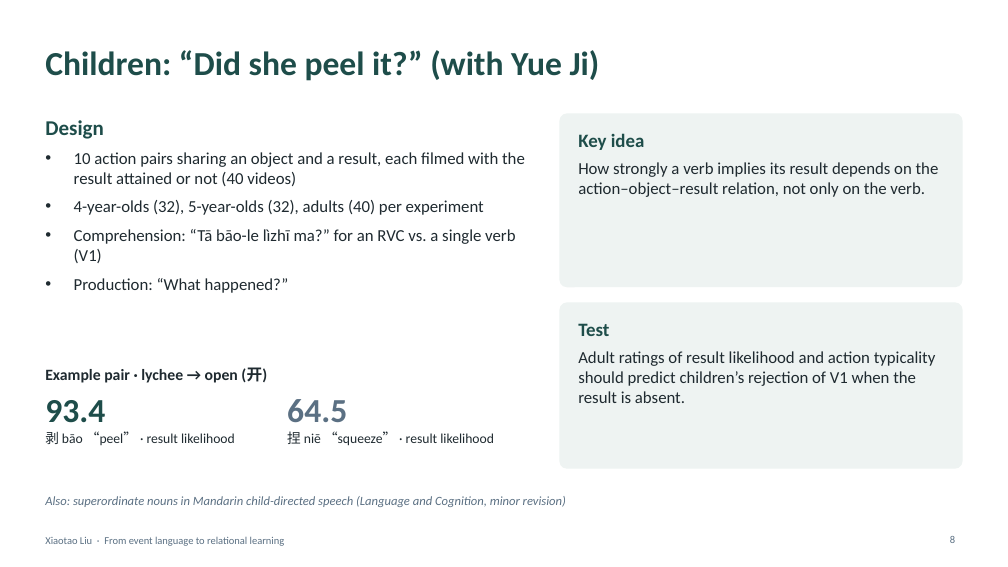
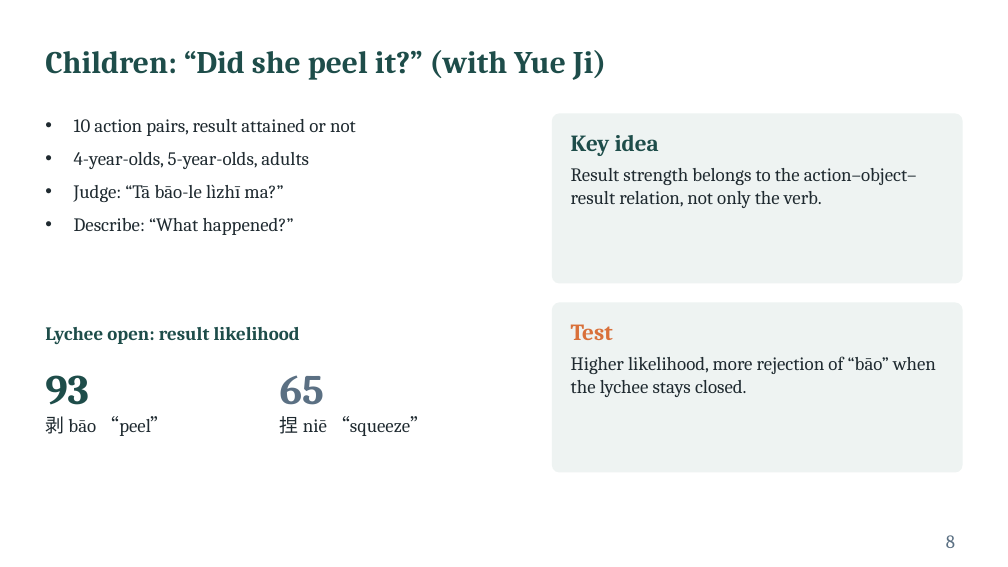
Before and after one commit to xtaoliu/claude, a slide deck: slide 8 of Liu_postdoc_interview_talk.pptx. Drawn at 1008x567 pixels with LibreOffice and Linux fonts; fonts in the diff are those of the drawing. Boxes give left, top, right and bottom in pixels: in the first picture for what was removed or moved away, otherwise in the second. Text is boxed around its words. In the diff, an @@ line names an element or a change of style, - is before the commit and + after.

```diff
--- a/Liu_postdoc_interview_talk.pptx
+++ b/Liu_postdoc_interview_talk.pptx
@@ title "Children: “Did she peel it?” ..." at (45,50,606,80): size 32 to 30 pt, font Calibri to Cambria @@
@@ text at (74,119,356,235): text changed; size 16 to 18 pt; font Calibri to Cambria @@
-• 10 action pairs sharing an object and a result, each filmed with the result attained or not (40 videos)
-• 4-year-olds (32), 5-year-olds (32), adults (40) per experiment
-• Comprehension: “Tā bāo-le lìzhī ma?” for an RVC vs. a single verb (V1)
-• Production: “What happened?”
+• 10 action pairs, result attained or not
+• 4-year-olds, 5-year-olds, adults
+• Judge: “Tā bāo-le lìzhī ma?”
+• Describe: “What happened?”
@@ rounded rectangle: place and size @@
-rounded rectangle at (560,113,963,287)
+rounded rectangle at (552,113,963,284)
@@ rounded rectangle at (552,113,963,284): proportions changed @@
@@ text removed at (45,120,104,139) @@
-Design
@@ text at (571,135,659,156): size 18 to 22 pt, font Calibri to Cambria in "Key idea" @@
@@ text "Key idea": place and size @@
-text "Key idea" at (578,133,939,197)
+text "Key idea" at (571,135,917,208)
@@ text at (571,168,917,208): text changed; size 16 to 18 pt; font Calibri to Cambria @@
-How strongly a verb implies its result depends on the action–object–result relation, not only on the verb.
+Result strength belongs to the action–object–result relation, not only the verb.
@@ text at (45,327,300,344): text changed; size 15 to 18 pt; font Calibri to Cambria; text colour #1F2A30 to #1E4D4A @@
-Example pair · lychee → open (开)
+Lychee open: result likelihood
@@ text "Lychee open: result likelihood" at (45,327,300,344): vertical alignment middle to top @@
@@ rounded rectangle at (552,302,963,473): proportions changed @@
@@ rounded rectangle: place and size @@
-rounded rectangle at (560,302,963,469)
+rounded rectangle at (552,302,963,473)
@@ text at (571,324,613,340): size 18 to 22 pt, font Calibri to Cambria, text colour #1E4D4A to #D9703A in "Test" @@
@@ text "Test": place and size @@
-text "Test" at (578,323,936,403)
+text "Test" at (571,324,936,397)
@@ text at (571,356,936,397): text changed; size 16 to 18 pt; font Calibri to Cambria @@
-Adult ratings of result likelihood and action typicality should predict children’s rejection of V1 when the result is absent.
+Higher likelihood, more rejection of “bāo” when the lychee stays closed.
@@ text at (45,375,169,436): text changed; size 13 to 18 pt; font Calibri to Cambria @@
-93.4
-剥 bāo “peel” · result likelihood
+93
+剥 bāo “peel”
@@ text at (280,375,429,436): text changed; size 13 to 18 pt; font Calibri to Cambria @@
-64.5
-捏 niē “squeeze” · result likelihood
+65
+捏 niē “squeeze”
@@ text removed at (45,496,566,507) @@
-Also: superordinate nouns in Mandarin child-directed speech (Language and Cognition, minor revision)
@@ text removed at (45,537,285,546) @@
-Xiaotao Liu · From event language to relational learning
@@ page number at (946,535,955,548): size 10 to 18 pt, font Calibri to Cambria @@
```
Also in this commit, not shown: 11 other slides changed.
